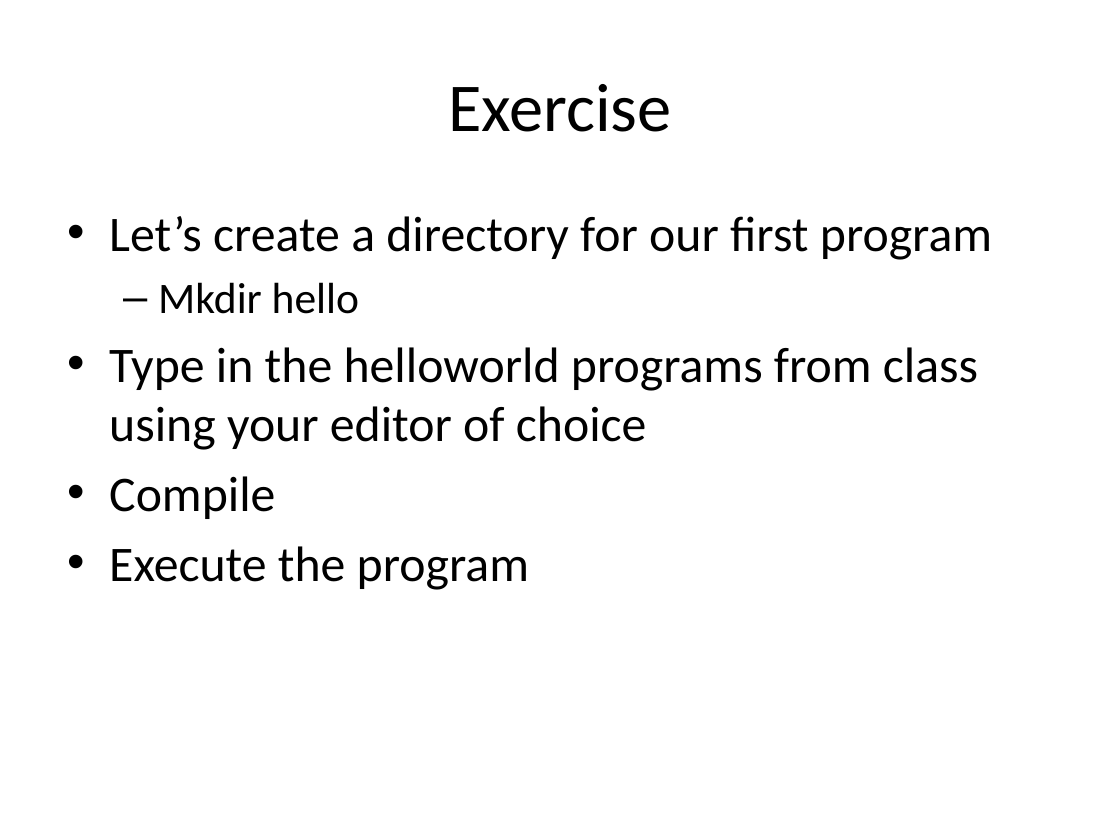
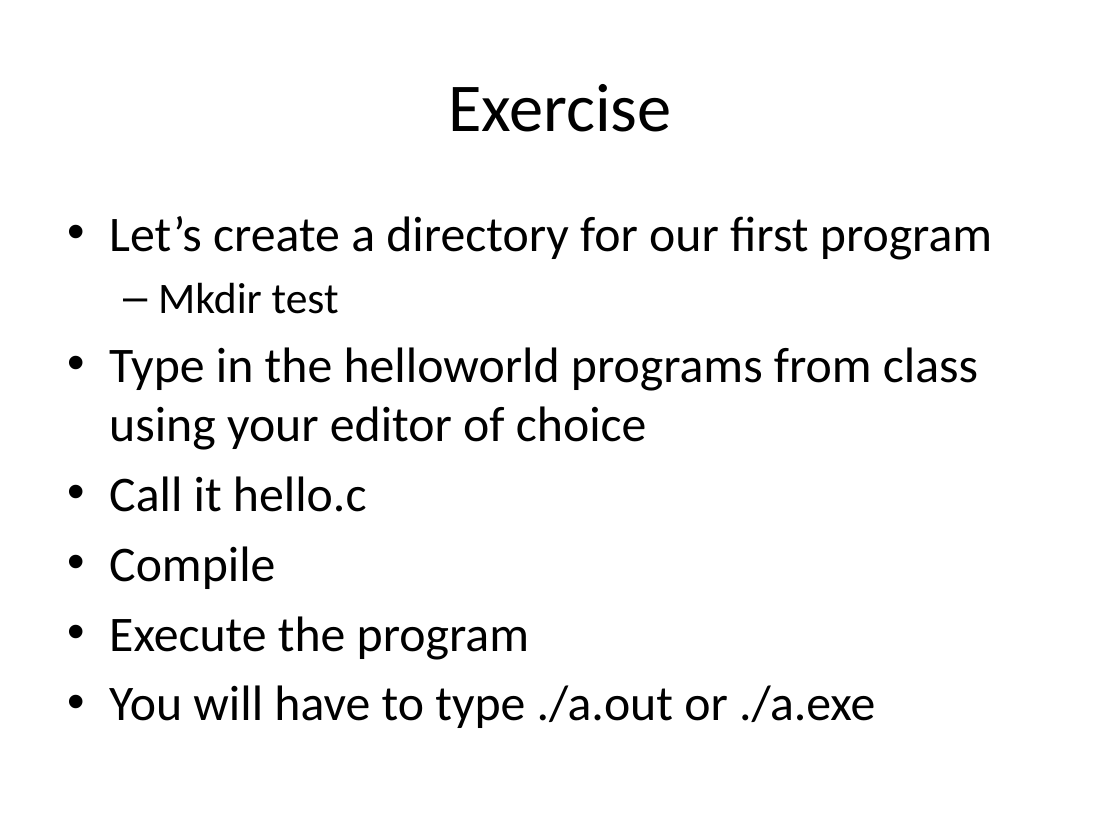
Before and after one commit to kinsidar/Spring2016, a slide deck: slide 10 of Slides/Lab1.pptx. Drawn at 1120x840 pixels with LibreOffice and Linux fonts; fonts in the diff are those of the drawing. Boxes give left, top, right and bottom in pixels: in the first picture for what was removed or moved away, otherwise in the second. Text is boxed around its words. In the diff, an @@ line names an element or a change of style, - is before the commit and + after.

```diff
--- a/Slides/Lab1.pptx
+++ b/Slides/Lab1.pptx
@@ text at (x1=158, y1=282, x2=339, y2=314): text changed @@
-  – Mkdir hello
+  – Mkdir test
@@ text at (x1=109, y1=476, x2=367, y2=512): paragraph added @@
+• Call it hello.c
@@ text at (x1=109, y1=685, x2=875, y2=728): paragraph added @@
+• You will have to type ./a.out or ./a.exe
```
Also in this commit, not shown: 5 other slides changed, 11 slides removed.
